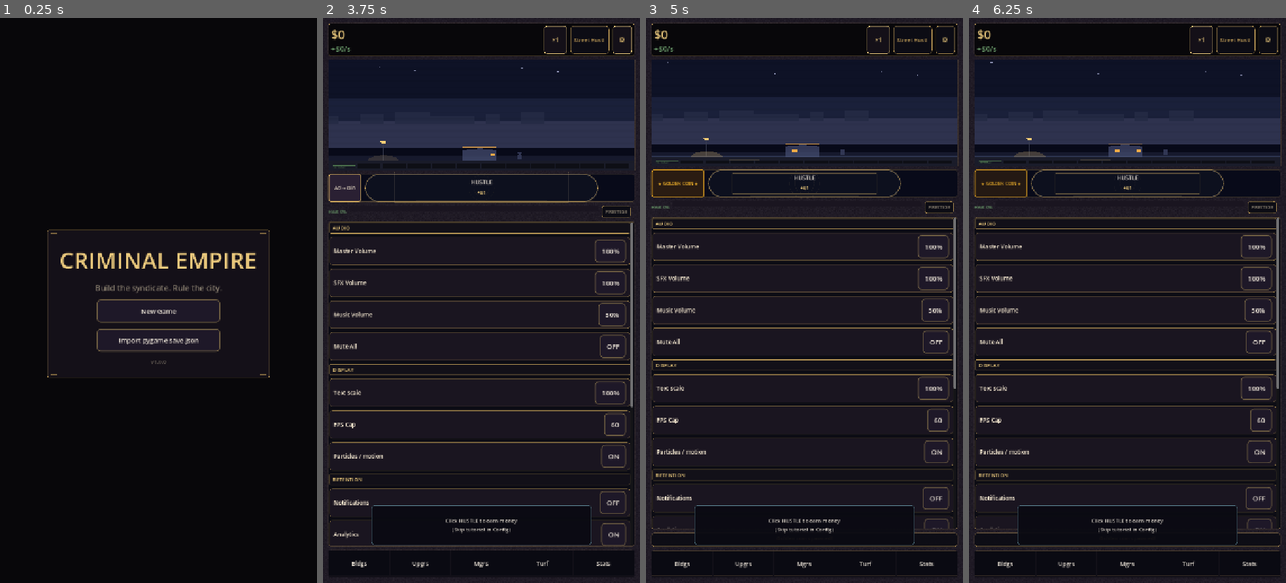
Above: before the commit, frames 1-4 (left to right).
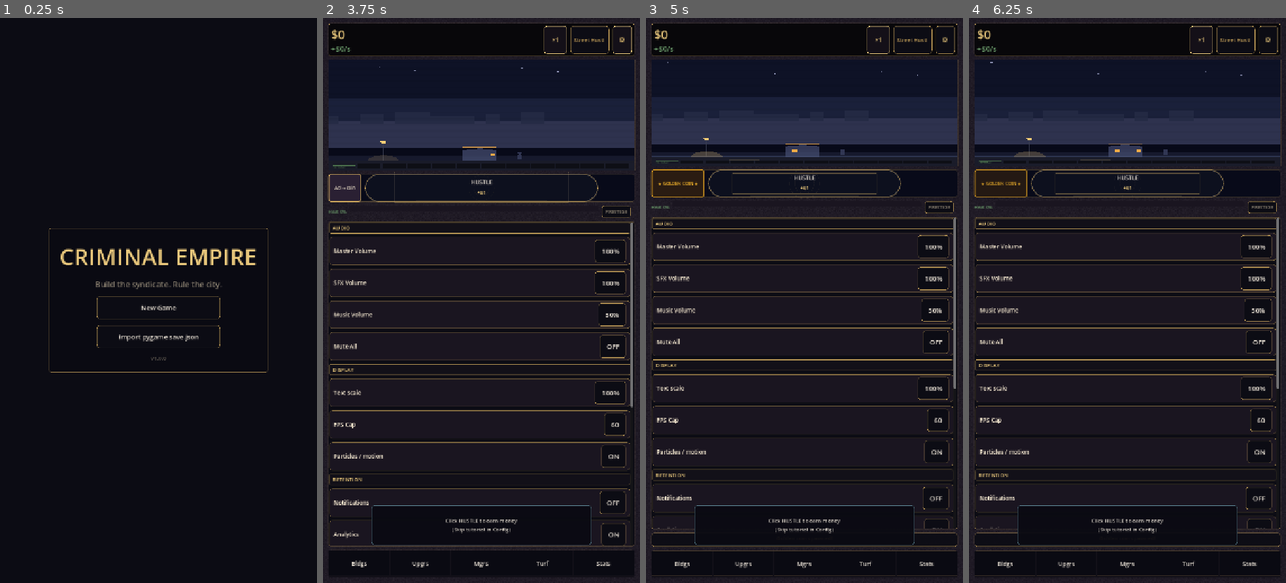
Above: after the commit, the same moments.

Repository: ironassassin3/Idle-empire
Game: Godot game, scene res://scenes/main_menu.tscn
Two runs of this game, one before a commit and one after it. Both use one fixed random seed, a clock stepped at 60 frames per second and the inputs below.
Inputs:
- Up to frame 1 (0.25 s): no input
- Up to frame 2 (3.75 s): click "New Game" at 0.5 s; click "×1" at 1.25 s; click "×10" at 2 s; click "Max" at 2.75 s; click "⚙" at 3.5 s
- Up to frame 3 (5 s): click "Ad → coin" at 4.25 s
- Up to frame 4 (6.25 s): click "★ GOLDEN COIN ★" at 5 s; click "Ad → coin" at 5.75 s

The runs differ from the first frame. In frame 1, 3.1% of the frame differs, in the area x 14-86%, y 37-64%; in frame 2, 0.5%; in frame 3, 0.4%; in frame 4, 0.4%.

Commit message:
feat(ui): ink main menu pass
Replace ledger/rustic framing on main menu with city v2 ink modal panel,
ink flat buttons and preview card, safe-area margins, and --menu screenshot preset.

Co-authored-by: Cursor <cursoragent@cursor.com>

Diff:
--- a/godot/scenes/main_menu.tscn
+++ b/godot/scenes/main_menu.tscn
@@ -14,7 +14,7 @@
 grow_horizontal = 2
 grow_vertical = 2
 mouse_filter = 2
-color = Color(0.031, 0.027, 0.039, 1)
+color = Color(0.047, 0.047, 0.078, 1)
 
 [node name="Margin" type="MarginContainer" parent="."]
 anchors_preset = 15
--- a/godot/scripts/tools/screenshot.gd
+++ b/godot/scripts/tools/screenshot.gd
@@ -14,6 +14,7 @@
 ##   --districts N    Unlock first N territories (district strip)
 
 const GAME_SCREEN := "res://scenes/game_screen.tscn"
+const MAIN_MENU := "res://scenes/main_menu.tscn"
 const SoakAutoloads = preload("res://scripts/tools/soak_autoloads.gd")
 
 const _TIER_BUILDINGS := [0, 5, 15, 35, 80]
@@ -23,6 +24,7 @@
 var _tab := 0
 var _out := "user://shot.png"
 var _screen: Node = null
+var _menu_mode := false
 
 
 func _initialize() -> void:
@@ -31,10 +33,11 @@
 	_out = _arg_after("--out", "user://shot.png")
 	var w := int(_arg_after("--w", "720"))
 	var h := int(_arg_after("--h", "1280"))
+	_menu_mode = _has_flag("--menu")
 
 	SoakAutoloads.install(self)
 	var gs: Node = root.get_node_or_null("GameState")
-	if gs != null and gs.has_method("reset_new_game"):
+	if gs != null and gs.has_method("reset_new_game") and not _menu_mode:
 		gs.reset_new_game()
 		var cash := float(_arg_after("--cash", "0"))
 		if cash > 0.0:
@@ -44,9 +47,10 @@
 	root.set_content_scale_size(Vector2i(w, h))
 	DisplayServer.window_set_size(Vector2i(w, h))
 
-	var packed: PackedScene = load(GAME_SCREEN) as PackedScene
+	var scene_path := MAIN_MENU if _menu_mode else GAME_SCREEN
+	var packed: PackedScene = load(scene_path) as PackedScene
 	if packed == null:
-		push_error("Failed to load %s" % GAME_SCREEN)
+		push_error("Failed to load %s" % scene_path)
 		quit(1)
 		return
 	_screen = packed.instantiate()
@@ -94,7 +98,7 @@
 
 func _process(_delta: float) -> bool:
 	_frame += 1
-	if _frame == 5 and _screen != null and _screen.has_method("_set_tab"):
+	if not _menu_mode and _frame == 5 and _screen != null and _screen.has_method("_set_tab"):
 		_screen.call("_set_tab", _tab)
 	if _frame < _settle:
 		return false
@@ -104,9 +108,21 @@
 		printerr("screenshot: save_png failed (%d) for %s" % [err, _out])
 		quit(1)
 		return true
-	print(JSON.stringify({"ok": true, "out": ProjectSettings.globalize_path(_out), "tab": _tab}))
+	var payload := {"ok": true, "out": ProjectSettings.globalize_path(_out)}
+	if not _menu_mode:
+		payload["tab"] = _tab
+	else:
+		payload["menu"] = true
+	print(JSON.stringify(payload))
 	quit(0)
 	return true
+
+
+func _has_flag(flag: String) -> bool:
+	for pack in [OS.get_cmdline_user_args(), OS.get_cmdline_args()]:
+		if pack.has(flag):
+			return true
+	return false
 
 
 func _arg_after(flag: String, fallback: String) -> String:
--- a/godot/scripts/ui/game_theme.gd
+++ b/godot/scripts/ui/game_theme.gd
@@ -567,6 +567,28 @@
 	return sb
 
 
+static func make_ink_menu_preview_flat() -> StyleBoxFlat:
+	var sb := ink_panel_style()
+	sb.bg_color = Color("0a0a12")
+	sb.border_color = Color(GOLD, 0.4)
+	sb.set_corner_radius_all(6)
+	sb.content_margin_left = 16.0
+	sb.content_margin_right = 16.0
+	sb.content_margin_top = 12.0
+	sb.content_margin_bottom = 12.0
+	return sb
+
+
+static func make_ink_menu_button_flat(primary: bool = false) -> StyleBoxFlat:
+	var sb := make_ink_chip_flat(primary)
+	sb.content_margin_left = 16.0
+	sb.content_margin_right = 16.0
+	sb.content_margin_top = 12.0
+	sb.content_margin_bottom = 12.0
+	sb.set_corner_radius_all(6)
+	return sb
+
+
 static func make_menu_button_flat(primary: bool = false) -> StyleBoxFlat:
 	var sb := StyleBoxFlat.new()
 	sb.bg_color = BADGE_BG if primary else CHIP_BG
@@ -581,6 +603,13 @@
 
 
 static func menu_ledger_style() -> StyleBox:
+	if is_city_v2_active():
+		var sb := ink_overlay_modal_style()
+		sb.content_margin_left = 24.0
+		sb.content_margin_right = 24.0
+		sb.content_margin_top = 28.0
+		sb.content_margin_bottom = 24.0
+		return sb
 	if _rustic_active:
 		var sb := _rustic_slice_style(RusticTextureBaker.KEY_MODAL, _SLICE_MARGIN, 28.0)
 		if sb != null:
@@ -608,6 +637,8 @@
 
 
 static func menu_preview_style() -> StyleBox:
+	if is_city_v2_active():
+		return make_ink_menu_preview_flat()
 	return make_menu_preview_flat()
 
 
@@ -645,6 +676,20 @@
 	if btn == null:
 		return
 	btn.custom_minimum_size.y = maxf(float(btn.custom_minimum_size.y), float(MENU_BTN_MIN_H))
+	if is_city_v2_active():
+		var normal := make_ink_menu_button_flat(primary)
+		var hover := make_ink_menu_button_flat(primary)
+		hover.bg_color = hover.bg_color.lightened(0.06)
+		var pressed := make_ink_menu_button_flat(primary)
+		pressed.bg_color = pressed.bg_color.darkened(0.08)
+		btn.add_theme_stylebox_override("normal", normal)
+		btn.add_theme_stylebox_override("hover", hover)
+		btn.add_theme_stylebox_override("pressed", pressed)
+		btn.add_theme_stylebox_override("disabled", make_ink_menu_button_flat(false))
+		btn.add_theme_color_override("font_color", GOLD_BRIGHT if primary else TEXT)
+		btn.add_theme_color_override("font_hover_color", GOLD_BRIGHT)
+		btn.add_theme_font_size_override("font_size", scaled_font(16 if primary else 15))
+		return
 	if _rustic_active:
 		var normal := _rustic_btn_style(RusticTextureBaker.KEY_BTN_NORMAL)
 		var hover := _rustic_btn_style(RusticTextureBaker.KEY_BTN_HOVER)
--- a/godot/scripts/ui/main_menu.gd
+++ b/godot/scripts/ui/main_menu.gd
@@ -2,6 +2,10 @@
 
 const MusicDefs = preload("res://scripts/audio/music_defs.gd")
 
+const _BASE_MARGIN := 20
+const _INK_BG := Color("0c0c14")
+
+@onready var _margin: MarginContainer = $Margin
 @onready var _continue_btn: Button = $Margin/Center/LedgerPanel/VBox/ContinueBtn
 @onready var _new_btn: Button = $Margin/Center/LedgerPanel/VBox/NewBtn
 @onready var _import_btn: Button = $Margin/Center/LedgerPanel/VBox/ImportBtn
@@ -21,6 +25,8 @@
 	if AudioManager.is_enabled():
 		AudioManager.set_music_mode(MusicDefs.MusicMode.MENU)
 	_version.text = GameConfig.VERSION
+	_apply_safe_area()
+	get_viewport().size_changed.connect(_apply_safe_area)
 	_apply_menu_theme()
 	_continue_btn.pressed.connect(_on_continue)
 	_new_btn.pressed.connect(_on_new)
@@ -32,8 +38,29 @@
 	_refresh_save_ui()
 
 
+func _apply_safe_area() -> void:
+	var safe := DisplayServer.get_display_safe_area()
+	var screen := DisplayServer.screen_get_size()
+	if screen.x <= 0 or screen.y <= 0:
+		return
+	var vp := get_viewport().get_visible_rect().size
+	var sx := vp.x / float(screen.x)
+	var sy := vp.y / float(screen.y)
+	var left := _BASE_MARGIN + int(maxf(0.0, float(safe.position.x)) * sx)
+	var top := _BASE_MARGIN + int(maxf(0.0, float(safe.position.y)) * sy)
+	var right := _BASE_MARGIN + int(maxf(0.0, float(screen.x - (safe.position.x + safe.size.x))) * sx)
+	var bottom := _BASE_MARGIN + int(maxf(0.0, float(screen.y - (safe.position.y + safe.size.y))) * sy)
+	_margin.add_theme_constant_override("margin_left", left)
+	_margin.add_theme_constant_override("margin_top", top)
+	_margin.add_theme_constant_override("margin_right", right)
+	_margin.add_theme_constant_override("margin_bottom", bottom)
+
+
 func _apply_menu_theme() -> void:
-	$Background.color = GameTheme.BG
+	if GameTheme.is_city_v2_active():
+		$Background.color = _INK_BG
+	else:
+		$Background.color = GameTheme.BG
 	_title.add_theme_font_size_override("font_size", GameTheme.scaled_font(GameTheme.FONT_MENU_TITLE))
 	_title.add_theme_color_override("font_color", GameTheme.GOLD_BRIGHT)
 	_subtitle.add_theme_font_size_override("font_size", GameTheme.scaled_font(GameTheme.FONT_MENU_SUBTITLE))
--- a/godot/scripts/ui/menu_ledger_panel.gd
+++ b/godot/scripts/ui/menu_ledger_panel.gd
@@ -8,10 +8,13 @@
 func _ready() -> void:
 	add_theme_stylebox_override("panel", GameTheme.menu_ledger_style())
 	mouse_filter = MOUSE_FILTER_IGNORE
-	queue_redraw()
+	if not GameTheme.is_city_v2_active():
+		queue_redraw()
 
 
 func _draw() -> void:
+	if GameTheme.is_city_v2_active():
+		return
 	var w := size.x
 	var h := size.y
 	if w < 2.0 or h < 2.0:
Not shown, changed: P15_REPORT.md
Not shown, added: main_menu_ink.png
